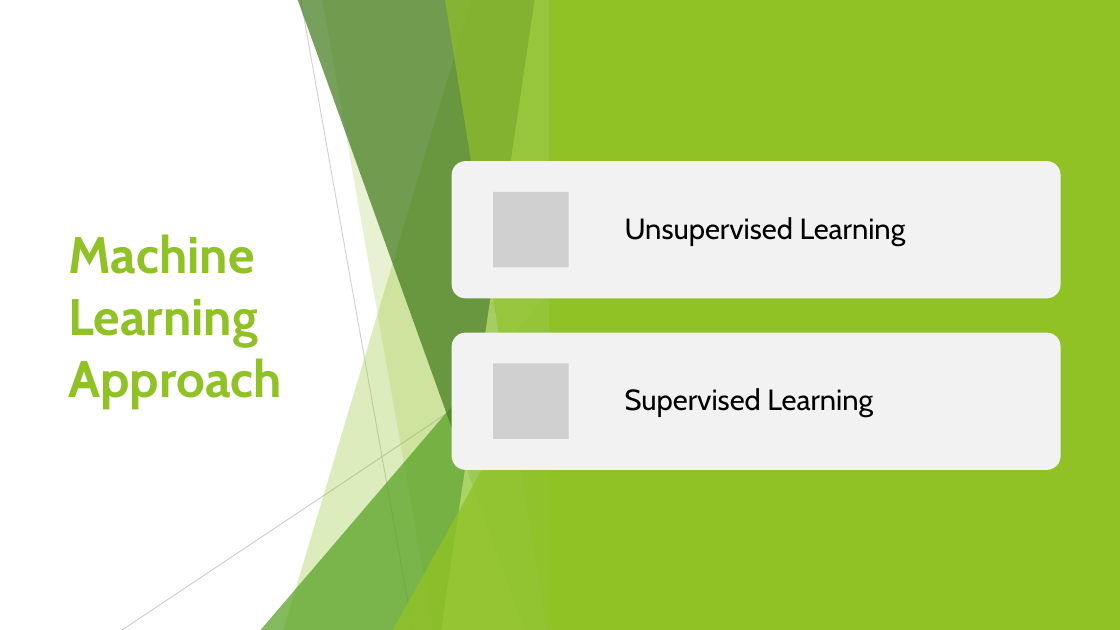
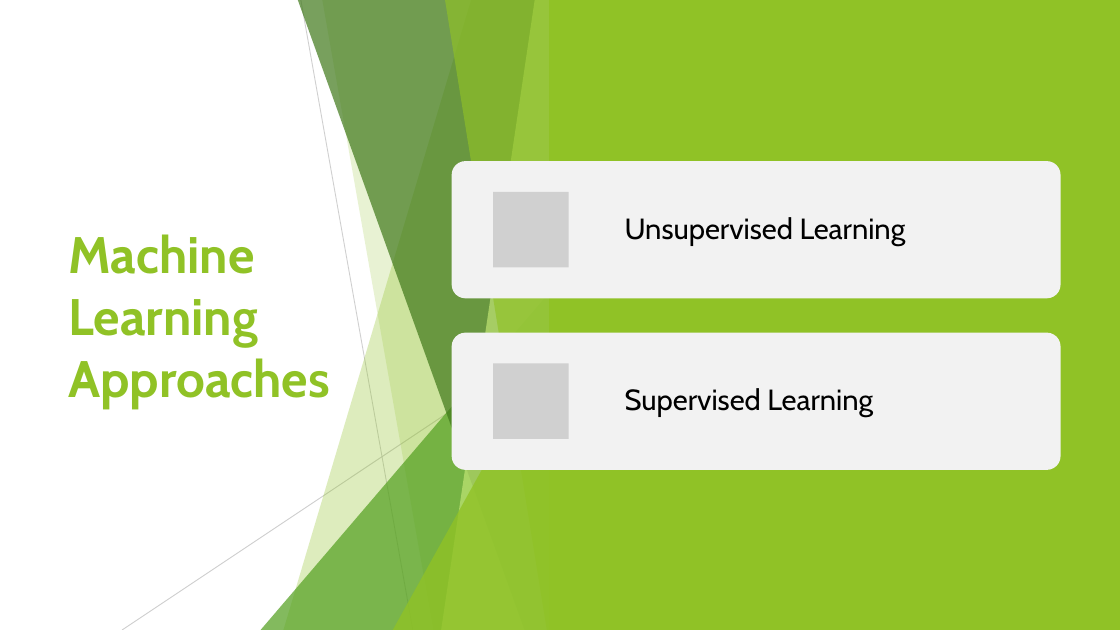
Before and after one commit to sandipgoswami/Mythesis, a slide deck: slide 31 of Sign language/Defence PPT/Sandip-thesis.pptx (slide 30 before the commit). Drawn at 1120x630 pixels with LibreOffice and Linux fonts; fonts in the diff are those of the drawing; grey boxes stand for pictures. Boxes give left, top, right and bottom in pixels: in the first picture for what was removed or moved away, otherwise in the second. Text is boxed around its words. In the diff, an @@ line names an element or a change of style, - is before the commit and + after.

```diff
--- a/Sign language/Defence PPT/Sandip-thesis.pptx
+++ b/Sign language/Defence PPT/Sandip-thesis.pptx
@@ title at [68, 234, 330, 408]: text changed @@
-Machine Learning Approach
+Machine Learning Approaches
```
Also in this commit, not shown: 12 other slides changed, 7 slides added, 6 other files.
